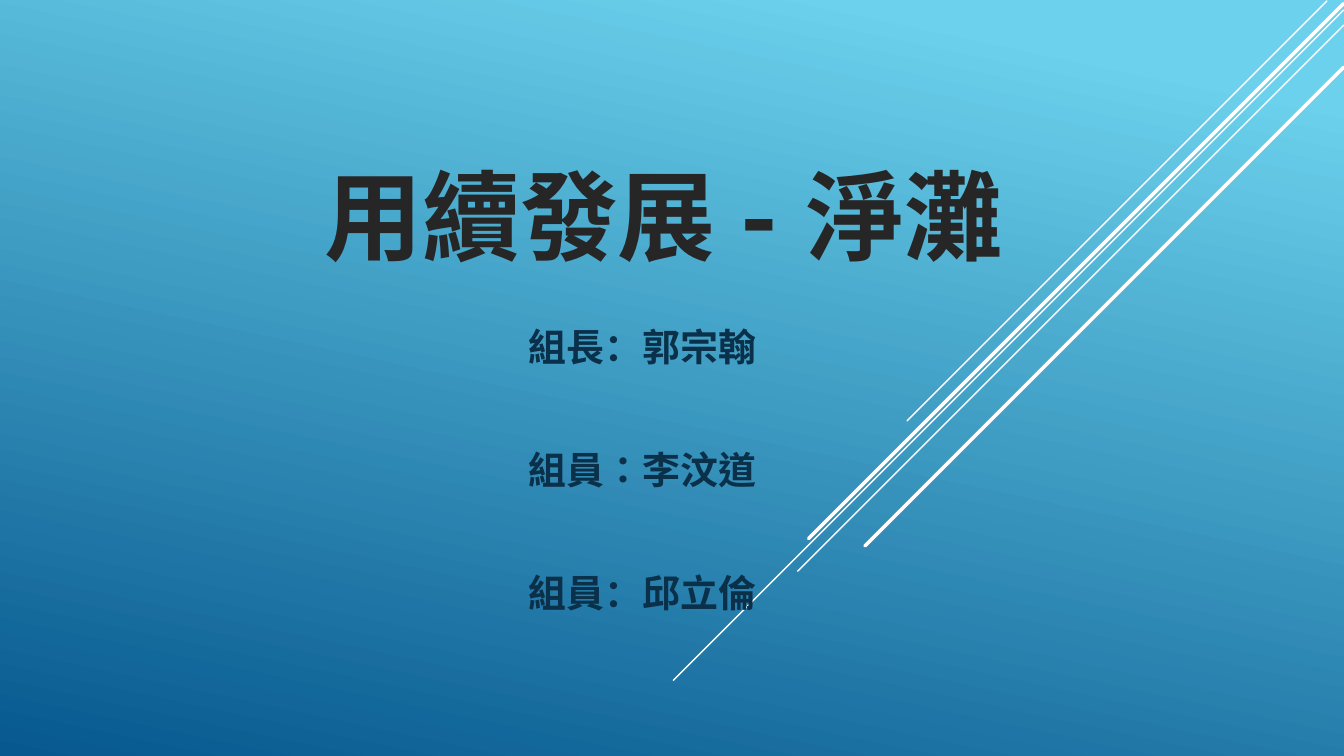
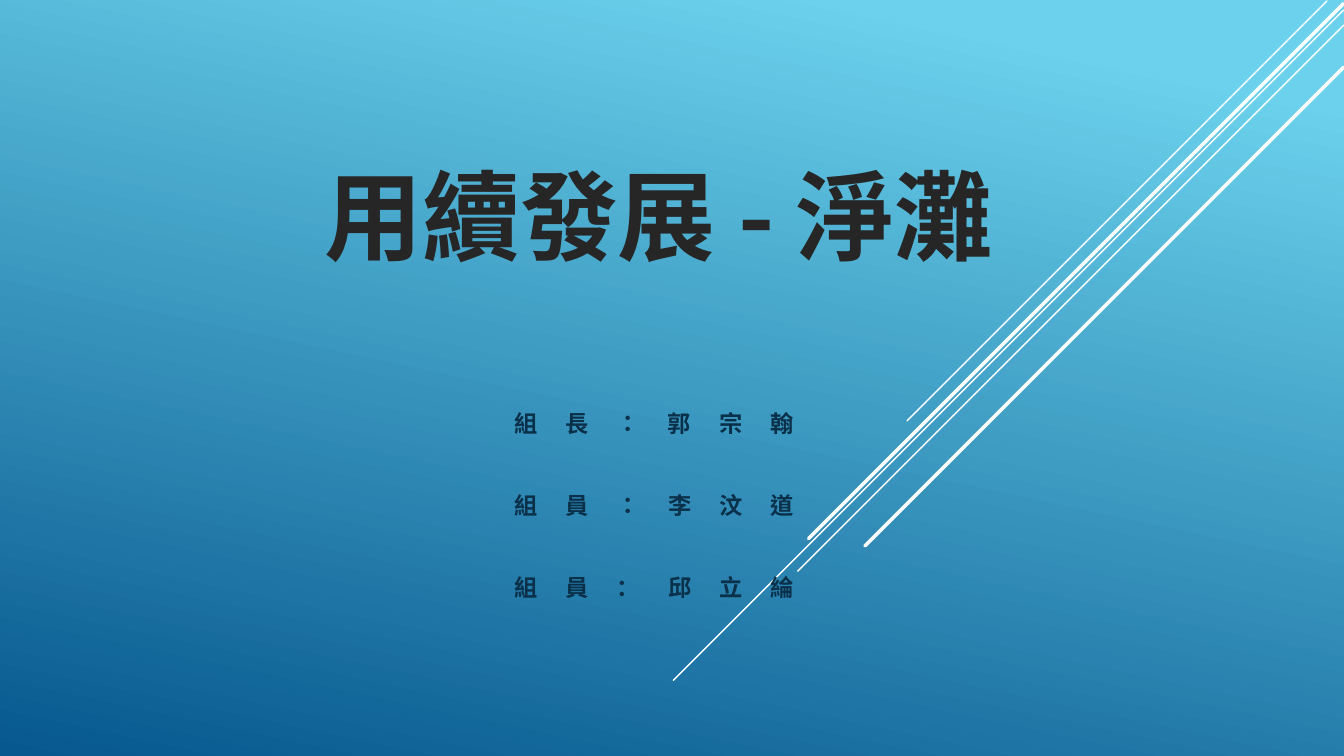
Before and after one commit to DennySORA/Environmental_Sustainability_Partition_Hackathon_2018, a slide deck: slide 1 of doc/永續發展 - 淨灘.pptx. Drawn at 1344x756 pixels with LibreOffice and Linux fonts; fonts in the diff are those of the drawing; background and template pictures are left out. Boxes give left, top, right and bottom in pixels: in the first picture for what was removed or moved away, otherwise in the second. Text is boxed around its words. In the diff, an @@ line names an element or a change of style, - is before the commit and + after.

```diff
--- a/doc/永續發展 - 淨灘.pptx
+++ b/doc/永續發展 - 淨灘.pptx
@@ title "用續發展 - 淨灘" at (x1=324, y1=170, x2=993, y2=262): font TeX Gyre Adventor to Noto Sans CJK SC @@
@@ subtitle "組長：郭宗翰" moved from (x1=528, y1=328, x2=756, y2=618) to (x1=514, y1=412, x2=793, y2=598) @@
@@ subtitle at (x1=514, y1=412, x2=793, y2=516): size 27.1 to 16.6 pt, letter spacing 0 to 20 pt in "組長：郭宗翰", "組員：李汶道"; less space between paragraphs @@
@@ subtitle at (x1=514, y1=573, x2=793, y2=598): text changed; size 27.1 to 16.6 pt @@
-組員：邱立倫
+組員：邱立綸
```
Also in this commit, not shown: 3 other slides changed, 2 slides added, 2 slides removed.
